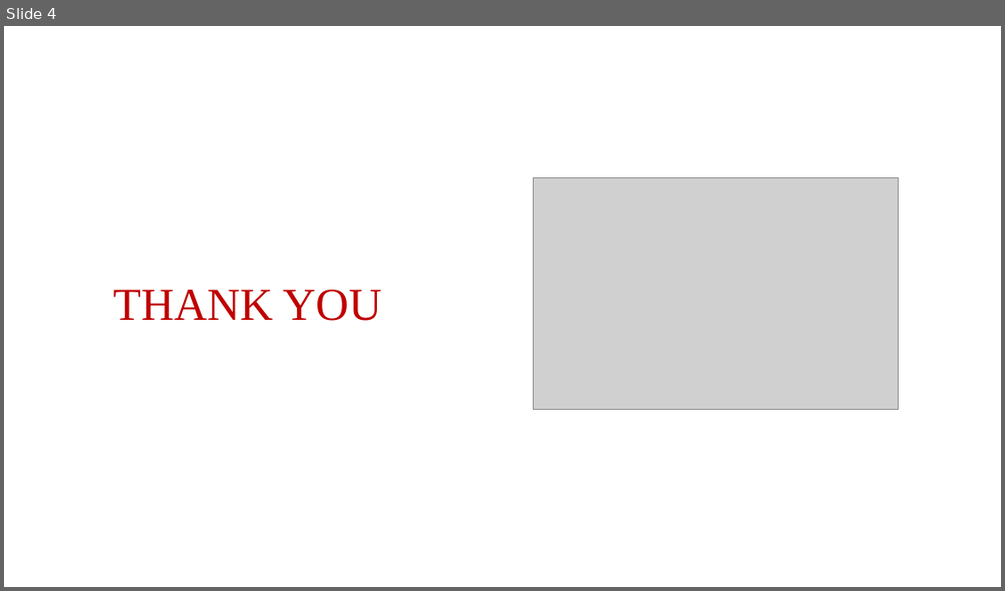
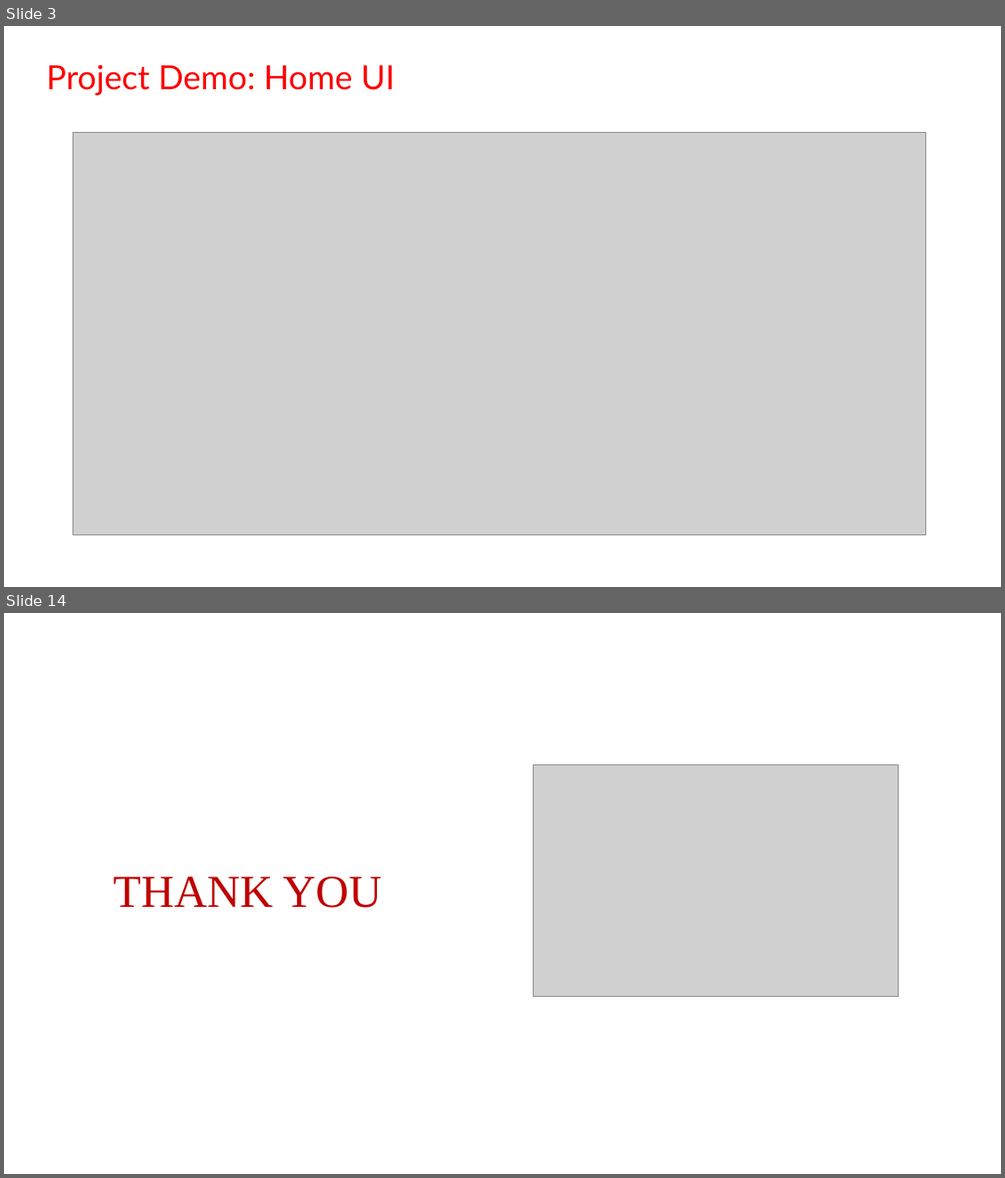
Before and after one commit to VijayShinde1996/AI_Powered_Assistant_Visually_Impaired_Individuals, a slide deck: Innomatics_Project_Report.pptx. Shown one above the other, each under a label of ours: slide 4 before the commit, slides 3 and 14 after it; the slides between them are not shown. The pictures are 1005x591 and 1005x1178 pixels, drawn with LibreOffice and Linux fonts; fonts in the diff are those of the drawing; grey boxes stand for pictures; background and template pictures are left out. Boxes give left, top, right and bottom in pixels: in the first picture for what was removed or moved away, otherwise in the second. Text is boxed around its words. In the diff, an @@ line names an element or a change of style, - is before the commit and + after.

```diff
--- a/Innomatics_Project_Report.pptx
+++ b/Innomatics_Project_Report.pptx
@@ slide 3 added at box(4, 26, 1001, 587), background #FFFFFF @@
@@ text added at box(47, 64, 395, 95), 32 pt, text #FF0000 @@
+Project Demo: Home UI
@@ picture added at box(73, 132, 927, 535) @@
@@ what was slide 4 is now slide 14 @@
```
Also in this commit, not shown: 12 other slides added, 3 slides removed, 4 other files.
